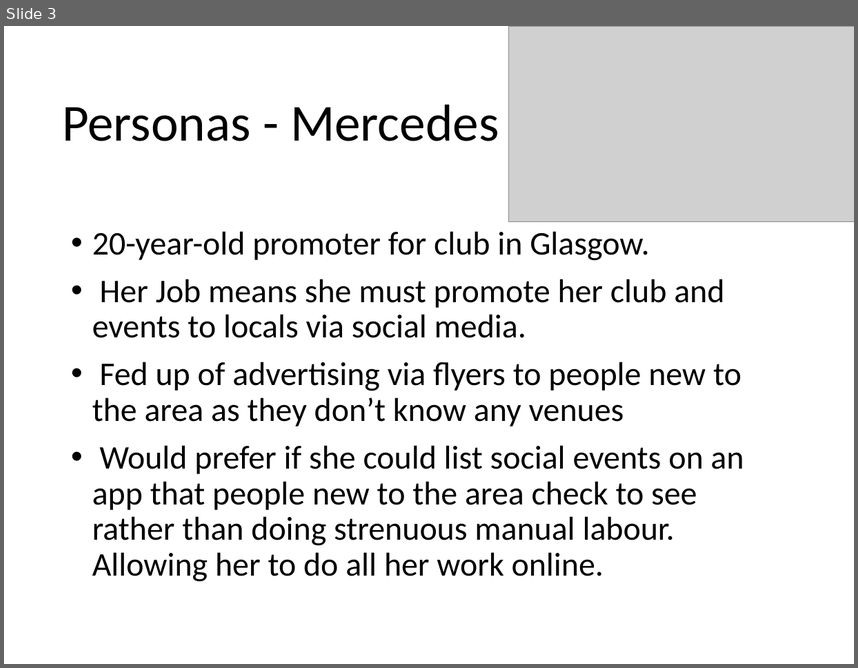
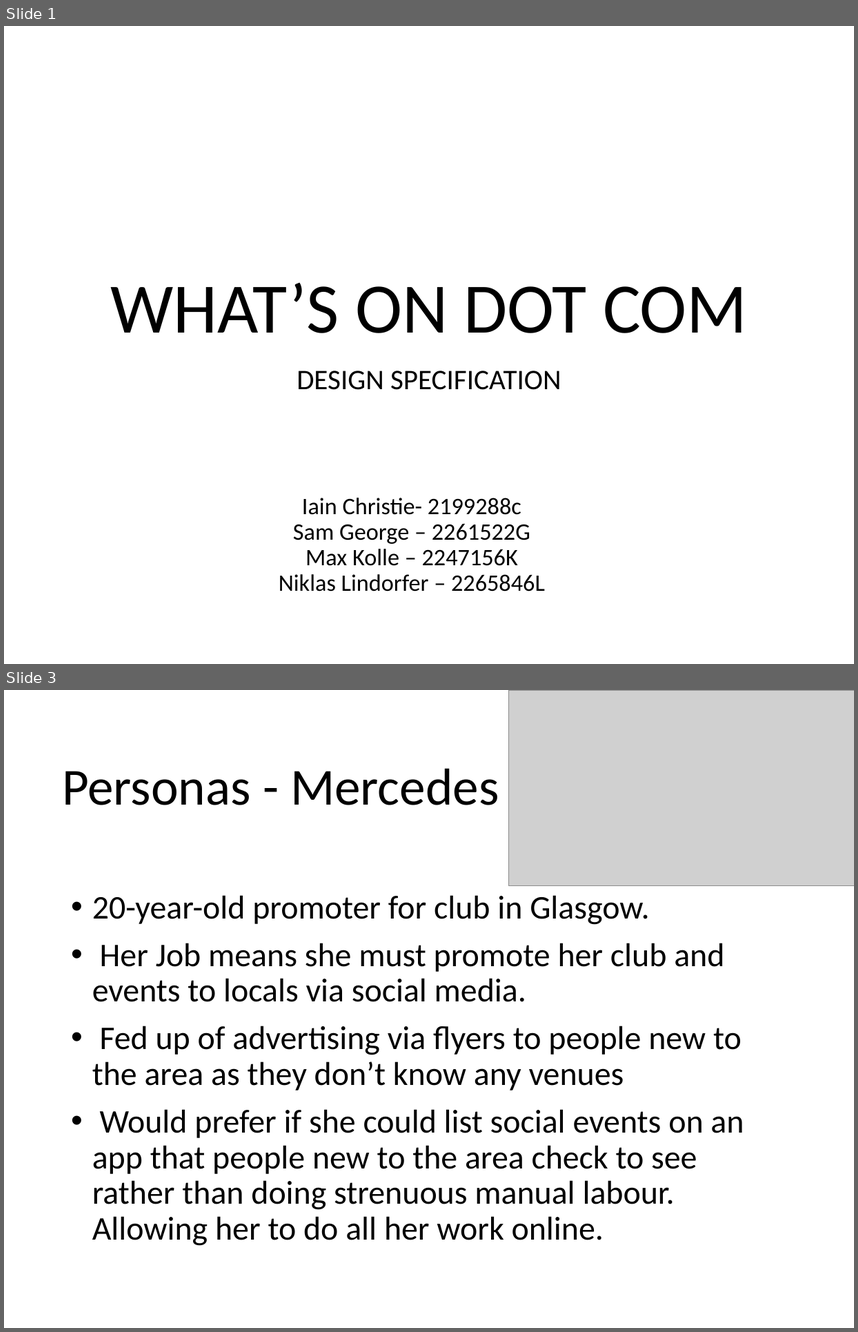
Before and after one commit to Lindronics/wad2_group_project, a slide deck: design_spec/design_specification.pptx. Shown one above the other, each under a label of ours: slide 3 before the commit, slides 1 and 3 after it; the slides between them are not shown. The pictures are 858x668 and 858x1332 pixels, drawn with LibreOffice and Linux fonts; fonts in the diff are those of the drawing; grey boxes stand for pictures. Boxes give left, top, right and bottom in pixels: in the first picture for what was removed or moved away, otherwise in the second. Text is boxed around its words. In the diff, an @@ line names an element or a change of style, - is before the commit and + after.

```diff
--- a/design_spec/design_specification.pptx
+++ b/design_spec/design_specification.pptx
@@ slide 1 added at (4, 26, 854, 664), background #FFFFFF @@
@@ title added at (110, 282, 747, 333), 60 pt, text #000000 @@
+WHAT’S ON DOT COM
@@ subtitle added at (297, 370, 562, 390), 24 pt, text #000000 @@
+DESIGN SPECIFICATION
@@ text added at (279, 497, 545, 591), 20 pt, text #000000 @@
+Iain Christie- 2199288c
+Sam George – 2261522G
+Max Kolle – 2247156K
+Niklas Lindorfer – 2265846L
```
Also in this commit, not shown: 3 slides changed, 1 other slide added, 2 slides removed.
